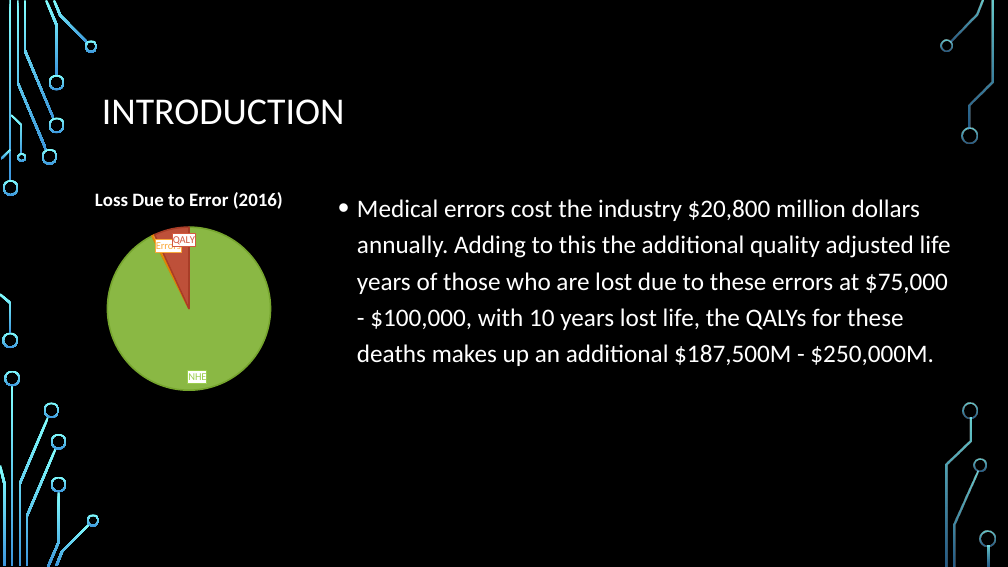
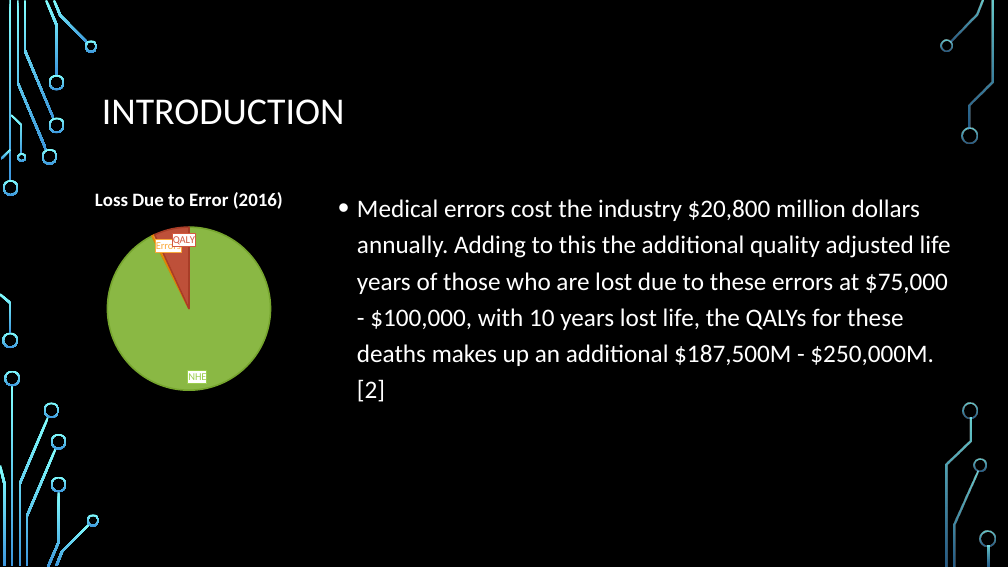
Before and after one commit to dontaylor6000/Group27_Tracker, a slide deck: slide 8 of Documentation/PDR.pptx. Drawn at 1008x567 pixels with LibreOffice and Linux fonts; fonts in the diff are those of the drawing; background and template pictures are left out. Boxes give left, top, right and bottom in pixels: in the first picture for what was removed or moved away, otherwise in the second. Text is boxed around its words. In the diff, an @@ line names an element or a change of style, - is before the commit and + after.

```diff
--- a/Documentation/PDR.pptx
+++ b/Documentation/PDR.pptx
@@ text at [357, 199, 951, 402]: text changed @@
-• Medical errors cost the industry $20,800 million dollars annually. Adding to this the additional quality adjusted life years of those who are lost due to these errors at $75,000 - $100,000, with 10 years lost life, the QALYs for these deaths makes up an additional $187,500M - $250,000M.
+• Medical errors cost the industry $20,800 million dollars annually. Adding to this the additional quality adjusted life years of those who are lost due to these errors at $75,000 - $100,000, with 10 years lost life, the QALYs for these deaths makes up an additional $187,500M - $250,000M.[2]
```
Also in this commit, not shown: 11 other slides changed, 2 slides added, 1 slide removed.
